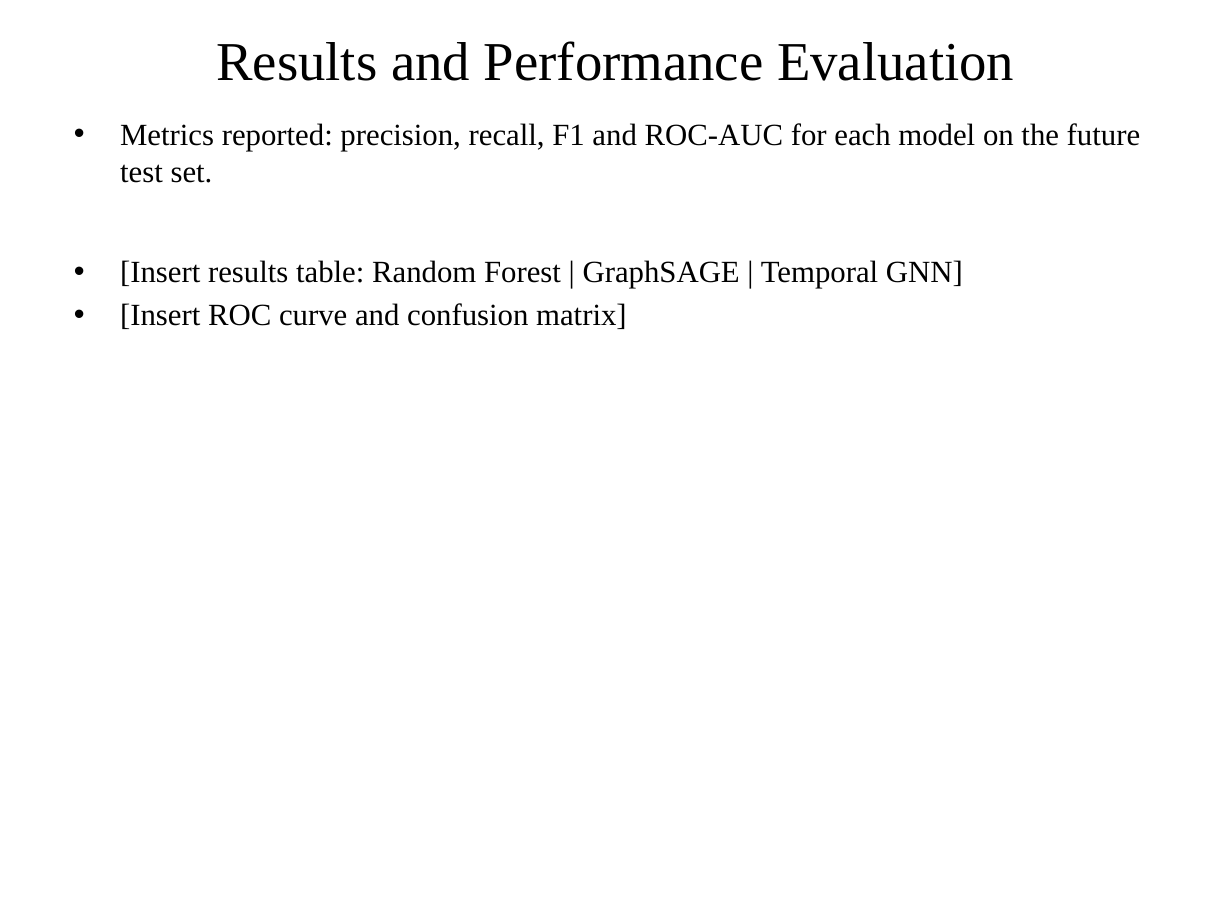
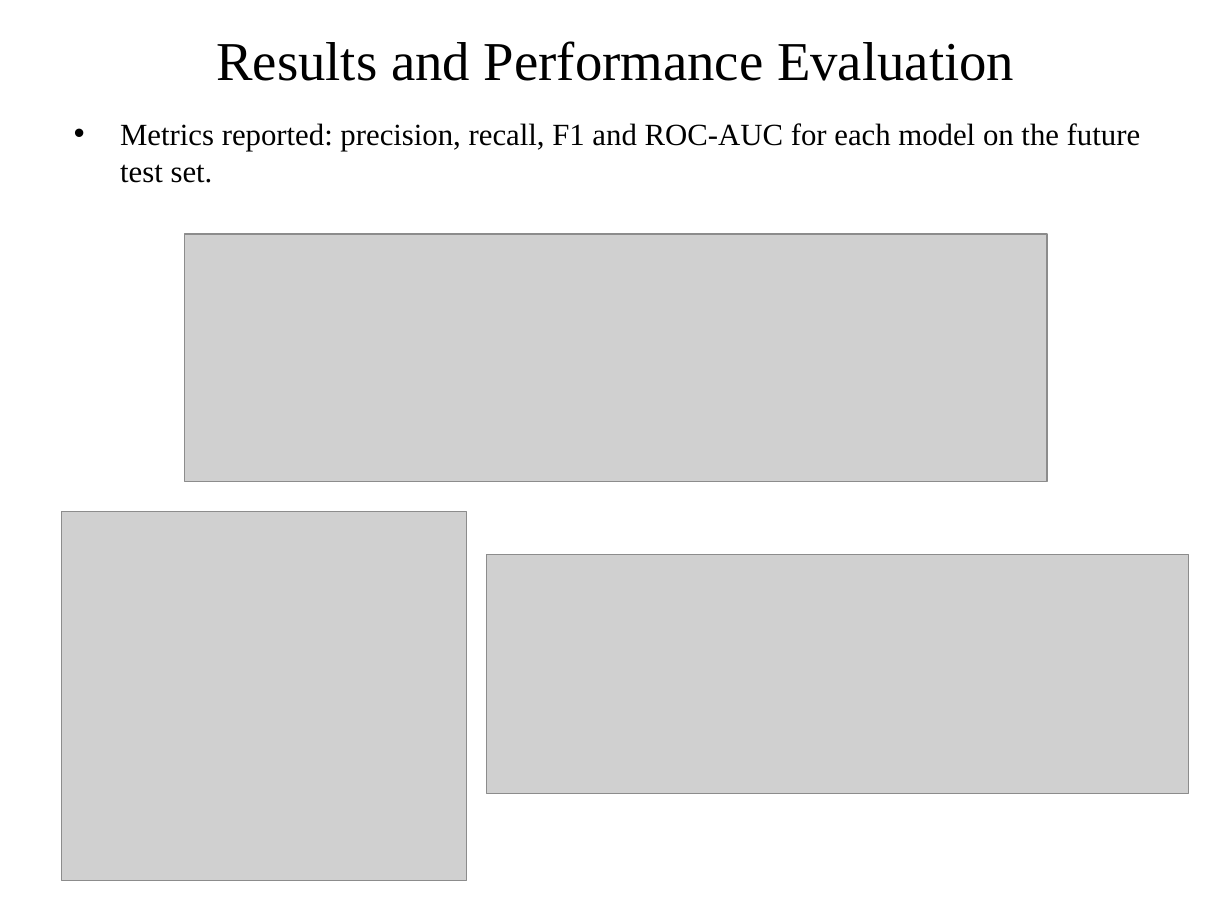
Before and after one commit to ImGhost7/Fraudscope, a slide deck: slide 13 of FraudScope_DL_Project_Implementation.pptx. Drawn at 1232x924 pixels with LibreOffice and Linux fonts; fonts in the diff are those of the drawing; grey boxes stand for pictures. Boxes give left, top, right and bottom in pixels: in the first picture for what was removed or moved away, otherwise in the second. Text is boxed around its words. In the diff, an @@ line names an element or a change of style, - is before the commit and + after.

```diff
--- a/FraudScope_DL_Project_Implementation.pptx
+++ b/FraudScope_DL_Project_Implementation.pptx
@@ picture added at box(185, 234, 1047, 482) @@
@@ text at box(120, 260, 963, 329): paragraphs removed @@
-• [Insert results table: Random Forest | GraphSAGE | Temporal GNN]
-• [Insert ROC curve and confusion matrix]
@@ picture added at box(62, 511, 467, 881) @@
@@ picture added at box(487, 554, 1189, 793) @@
```
Also in this commit, not shown: 9 other slides changed, 1 slide added, 20 other files.
